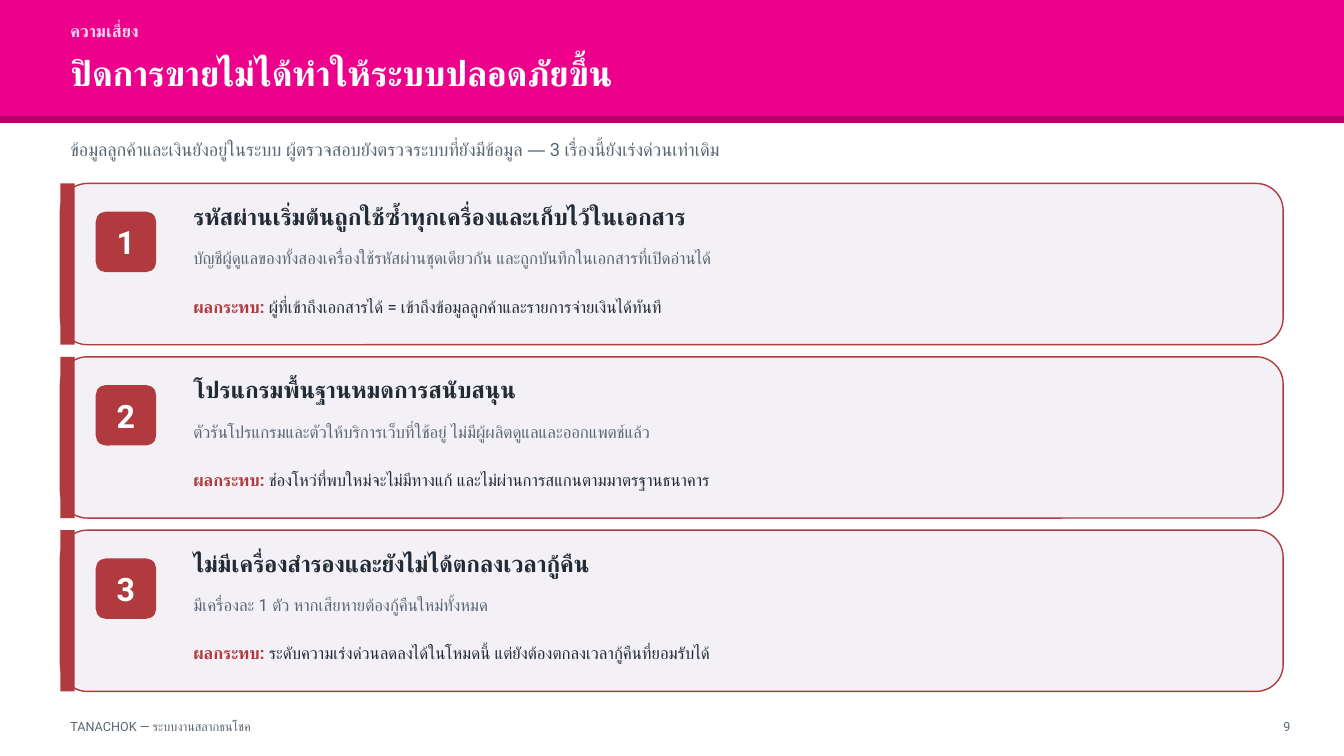
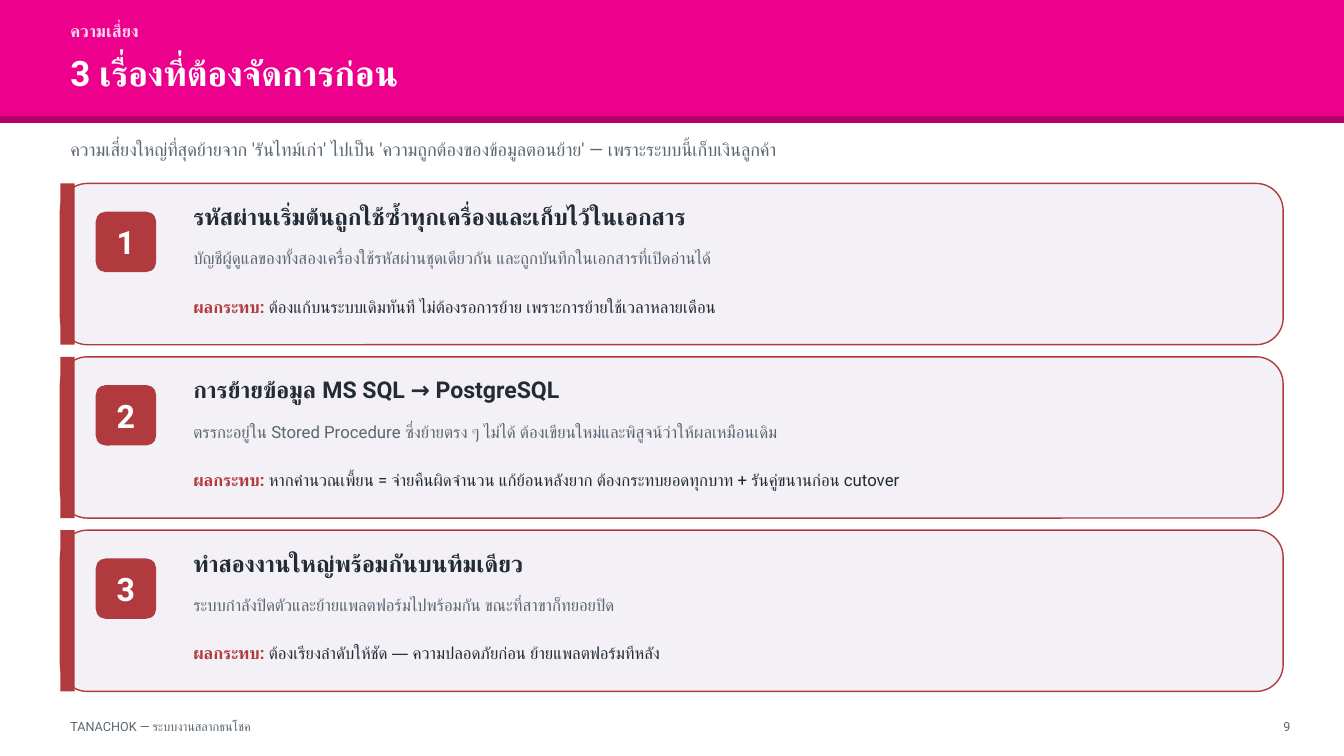
Before and after one commit to supachaitw/line-bot-images, a slide deck: slide 9 of docs/tanachok-production-slides.pptx. Drawn at 1344x756 pixels with LibreOffice and Linux fonts; fonts in the diff are those of the drawing. Boxes give left, top, right and bottom in pixels: in the first picture for what was removed or moved away, otherwise in the second. Text is boxed around its words. In the diff, an @@ line names an element or a change of style, - is before the commit and + after.

```diff
--- a/docs/tanachok-production-slides.pptx
+++ b/docs/tanachok-production-slides.pptx
@@ text at (70, 59, 398, 87): text changed @@
-ปิดการขายไม่ได้ทำให้ระบบปลอดภัยขึ้น
+3 เรื่องที่ต้องจัดการก่อน
@@ text at (70, 142, 776, 162): text changed @@
-ข้อมูลลูกค้าและเงินยังอยู่ในระบบ ผู้ตรวจสอบยังตรวจระบบที่ยังมีข้อมูล — 3 เรื่องนี้ยังเร่งด่วนเท่าเดิม
+ความเสี่ยงใหญ่ที่สุดย้ายจาก 'รันไทม์เก่า' ไปเป็น 'ความถูกต้องของข้อมูลตอนย้าย' — เพราะระบบนี้เก็บเงินลูกค้า
@@ text at (193, 300, 715, 314): text changed @@
-ผลกระทบ: ผู้ที่เข้าถึงเอกสารได้ = เข้าถึงข้อมูลลูกค้าและรายการจ่ายเงินได้ทันที
+ผลกระทบ: ต้องแก้บนระบบเดิมทันที ไม่ต้องรอการย้าย เพราะการย้ายใช้เวลาหลายเดือน
@@ text at (193, 381, 560, 405): text changed @@
-โปรแกรมพื้นฐานหมดการสนับสนุน
+การย้ายข้อมูล MS SQL → PostgreSQL
@@ text at (193, 425, 777, 443): text changed @@
-ตัวรันโปรแกรมและตัวให้บริการเว็บที่ใช้อยู่ ไม่มีผู้ผลิตดูแลและออกแพตช์แล้ว
+ตรรกะอยู่ใน Stored Procedure ซึ่งย้ายตรง ๆ ไม่ได้ ต้องเขียนใหม่และพิสูจน์ว่าให้ผลเหมือนเดิม
@@ text at (193, 473, 899, 491): text changed @@
-ผลกระทบ: ช่องโหว่ที่พบใหม่จะไม่มีทางแก้ และไม่ผ่านการสแกนตามมาตรฐานธนาคาร
+ผลกระทบ: หากคำนวณเพี้ยน = จ่ายคืนผิดจำนวน แก้ย้อนหลังยาก ต้องกระทบยอดทุกบาท + รันคู่ขนานก่อน cutover
@@ text at (193, 554, 523, 578): text changed @@
-ไม่มีเครื่องสำรองและยังไม่ได้ตกลงเวลากู้คืน
+ทำสองงานใหญ่พร้อมกันบนทีมเดียว
@@ text at (193, 598, 614, 611): text changed @@
-มีเครื่องละ 1 ตัว หากเสียหายต้องกู้คืนใหม่ทั้งหมด
+ระบบกำลังปิดตัวและย้ายแพลตฟอร์มไปพร้อมกัน ขณะที่สาขาก็ทยอยปิด
@@ text at (193, 647, 660, 660): text changed @@
-ผลกระทบ: ระดับความเร่งด่วนลดลงได้ในโหมดนี้ แต่ยังต้องตกลงเวลากู้คืนที่ยอมรับได้
+ผลกระทบ: ต้องเรียงลำดับให้ชัด — ความปลอดภัยก่อน ย้ายแพลตฟอร์มทีหลัง
```
Also in this commit, not shown: 5 other slides changed, 1 slide added, 1 slide removed, 6 other files.
